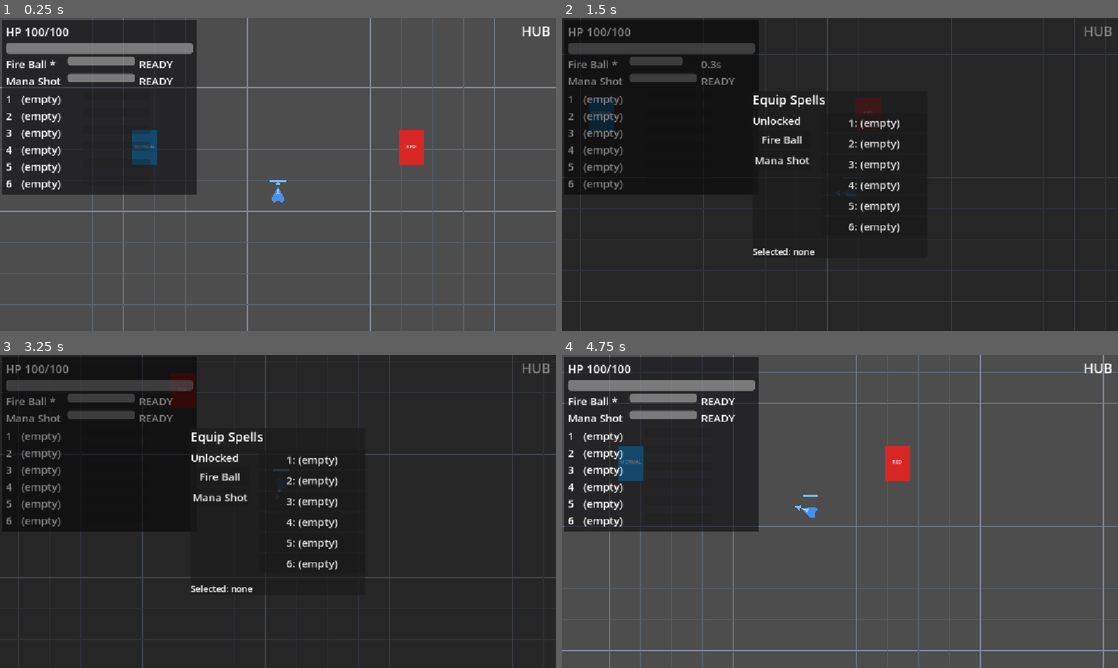
Above: before the commit, frames 1-4 (two rows, left to right).
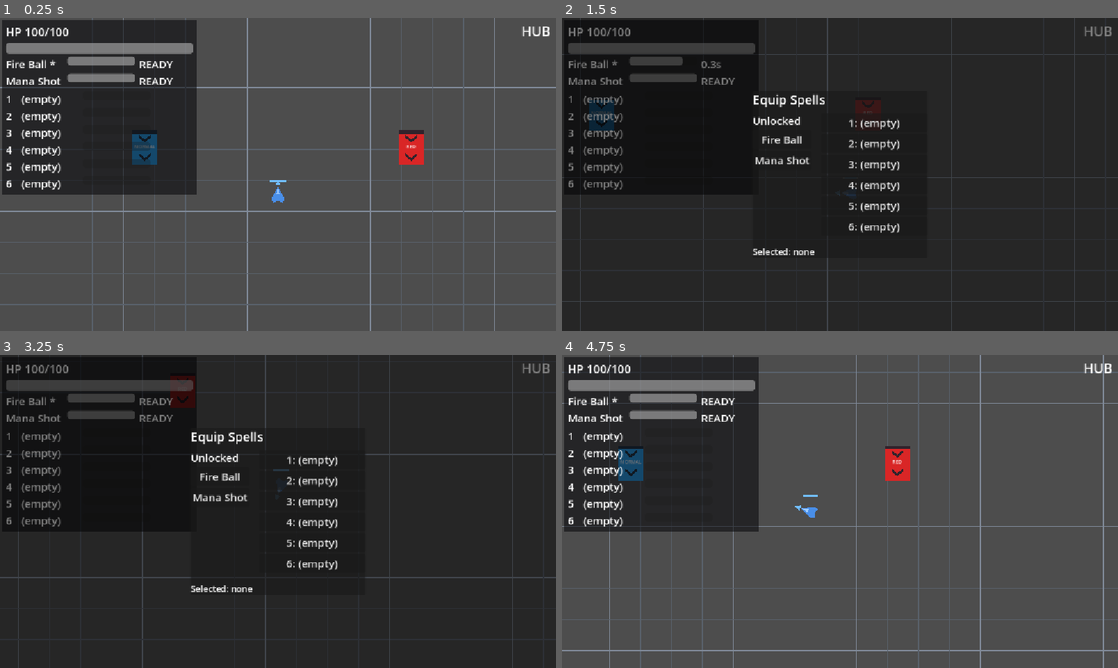
Above: after the commit, the same moments.

Repository: BestestGameStudio/gangU
Game: Godot game, scene res://scenes/main.tscn
The game is run twice, just before and just after one commit, with the same random seed, the same clock (stepped at 60 frames per second) and the same inputs.
Inputs (mouse positions are in pixels of both pictures, inside the frame that each line leads up to):
- Up to frame 1 (0.25 s): no input
- Up to frame 2 (1.5 s): tap Enter at 0.5 s; move the mouse to (962, 158) at 0.52 s; hold D (move_right) 0.53-1.28 s; hold Space (cast) 0.53-1.28 s; move the mouse to (728, 190) at 1.27 s; hold S (move_down) from 1.28 s (still down); tap Tab (equip_panel) at 1.35 s
- Up to frame 3 (3.25 s): move the mouse to (333, 442) at 2.02 s; release S (move_down) at 2.03 s; hold D (move_right) 2.03-2.78 s; tap 1 at 2.1 s; move the mouse to (250, 574) at 2.77 s; hold W (move_up) from 2.78 s (still down); tap Enter at 2.85 s
- Up to frame 4 (4.75 s): move the mouse to (1006, 558) at 3.52 s; release W (move_up) at 3.53 s; hold Space (cast) 3.53-4.28 s; hold A (move_left) from 3.53 s (still down); move the mouse to (673, 464) at 4.27 s; tap Tab (equip_panel) at 4.35 s

The runs differ from the first frame. In frame 1, 0.2% of the frame differs, in the area x 23-77%, y 35-46%; in frame 2, 0.1%; in frame 3, less than 0.1%; in frame 4, 0.2%.

Commit message:
[P91] Gate and exit portal type-identity visuals (#111)
Independent review on frozen head 5a76665310c4e358b6b07678aa717ae5f4368817. test91 24/24 exact head + combined-with-c593493 (50b new contract, 106, 9 green); old-base 7 decor FAILs; CI run 42424870407 success; independent artifact browser proof (hub chevrons, DA exit arrow). Tracks issue #91.

Diff:
--- a/scenes/exit_portal.tscn
+++ b/scenes/exit_portal.tscn
@@ -15,6 +15,10 @@
 offset_bottom = 36.0
 color = Color(0.5, 0.2, 0.8, 1)
 
+[node name="ExitArrow" type="Polygon2D" parent="."]
+color = Color(0.85, 0.8, 0.95, 0.9)
+polygon = PackedVector2Array(0, -26, 14, -6, 6, -6, 6, 18, -6, 18, -6, -6, -14, -6)
+
 [node name="StateLabel" type="Label" parent="."]
 offset_left = -30.0
 offset_top = 44.0
--- a/scenes/gate.tscn
+++ b/scenes/gate.tscn
@@ -14,6 +14,18 @@
 offset_right = 26.0
 offset_bottom = 36.0
 
+[node name="HeaderBar" type="Polygon2D" parent="."]
+color = Color(0.12, 0.14, 0.18, 0.9)
+polygon = PackedVector2Array(-26, -36, 26, -36, 26, -29, -26, -29)
+
+[node name="ChevronTop" type="Polygon2D" parent="."]
+color = Color(0.12, 0.14, 0.18, 0.9)
+polygon = PackedVector2Array(-12, -27, 0, -17, 12, -27, 12, -21, 0, -11, -12, -21)
+
+[node name="ChevronBottom" type="Polygon2D" parent="."]
+color = Color(0.12, 0.14, 0.18, 0.9)
+polygon = PackedVector2Array(-12, 11, 0, 21, 12, 11, 12, 17, 0, 27, -12, 17)
+
 [node name="TypeLabel" type="Label" parent="."]
 offset_left = -26.0
 offset_top = -10.0
--- /dev/null
+++ b/scripts/test91_gate_visual.gd
@@ -0,0 +1,123 @@
+extends SceneTree
+## #91 acceptance driver (headless, production composition via main.tscn).
+## Proves the flat-geometric gate/exit-portal decor within its exact
+## boundary - ColorRect TYPE + 52x72 offsets, TypeLabel/StateLabel type +
+## geometry and both RectangleShape2D (52,72) collision shapes UNCHANGED:
+##   structure  - gate.tscn and exit_portal.tscn keep every script-coupled
+##                node exactly (scripts drive $ColorRect/$TypeLabel/
+##                $StateLabel by name; test50b measures label geometry)
+##   decor      - gate: HeaderBar + ChevronTop + ChevronBottom flat
+##                Polygon2D (dark slate, DOWN = entry); portal: ExitArrow
+##                flat Polygon2D (light lavender, UP = exit) - exact points
+##   families   - hub boot: NORMAL gate tint blue, RED gate tint red
+##                (script-driven, intact over the neutral decor)
+##   portal     - real normal-gate entry into DungeonA: ExitPortal decor
+##                present, unlocked purple tint, EXIT label text
+## The decor legs FAIL on the old base (no decor nodes) - meaningful
+## negative. Gate use follows the test9 direct _on_body_entered idiom -
+## NOT real-input movement proof.
+
+const SLATE := Color(0.12, 0.14, 0.18, 0.9)
+const LAVENDER := Color(0.85, 0.8, 0.95, 0.9)
+const HEADER_BAR: Array[Vector2] = [Vector2(-26, -36), Vector2(26, -36), Vector2(26, -29), Vector2(-26, -29)]
+const CHEVRON_TOP: Array[Vector2] = [Vector2(-12, -27), Vector2(0, -17), Vector2(12, -27), Vector2(12, -21), Vector2(0, -11), Vector2(-12, -21)]
+const CHEVRON_BOTTOM: Array[Vector2] = [Vector2(-12, 11), Vector2(0, 21), Vector2(12, 11), Vector2(12, 17), Vector2(0, 27), Vector2(-12, 17)]
+const EXIT_ARROW: Array[Vector2] = [Vector2(0, -26), Vector2(14, -6), Vector2(6, -6), Vector2(6, 18), Vector2(-6, 18), Vector2(-6, -6), Vector2(-14, -6)]
+
+var scene: Node
+var p: CharacterBody2D
+var phase := 0
+var t := 0.0
+var fails := 0
+
+func _initialize() -> void:
+	scene = load("res://scenes/main.tscn").instantiate()
+	root.add_child(scene)
+	current_scene = scene
+
+func _check(label: String, ok: bool) -> void:
+	if not ok:
+		fails += 1
+	print("[91] ", label, " -> ", "PASS" if ok else "FAIL")
+
+func _color_eq(a: Color, b: Color) -> bool:
+	return absf(a.r - b.r) < 0.001 and absf(a.g - b.g) < 0.001 and absf(a.b - b.b) < 0.001
+
+func _poly_eq(actual: PackedVector2Array, expected: Array) -> bool:
+	if actual.size() != expected.size():
+		return false
+	for i in actual.size():
+		if actual[i] != expected[i]:
+			return false
+	return true
+
+func _gate_structure(gate: Node, where: String) -> void:
+	var tint: Node = gate.get_node_or_null("ColorRect")
+	_check(where + ": ColorRect type + exact 52x72 offsets",
+		tint is ColorRect and tint.offset_left == -26.0 and tint.offset_top == -36.0
+		and tint.offset_right == 26.0 and tint.offset_bottom == 36.0)
+	var lbl: Node = gate.get_node_or_null("TypeLabel")
+	_check(where + ": TypeLabel type + geometry + font",
+		lbl is Label and lbl.offset_left == -26.0 and lbl.offset_top == -10.0
+		and lbl.offset_right == 26.0 and lbl.offset_bottom == 8.0
+		and lbl.get_theme_font_size("font_size") == 10)
+	var cs: CollisionShape2D = gate.get_node_or_null("CollisionShape2D")
+	_check(where + ": collision RectangleShape2D (52,72) untouched",
+		cs != null and cs.shape is RectangleShape2D and cs.shape.size == Vector2(52, 72))
+	var hb: Node = gate.get_node_or_null("HeaderBar")
+	var ct: Node = gate.get_node_or_null("ChevronTop")
+	var cb: Node = gate.get_node_or_null("ChevronBottom")
+	_check(where + ": HeaderBar flat slate lintel",
+		hb is Polygon2D and _poly_eq(hb.polygon, HEADER_BAR) and _color_eq(hb.color, SLATE))
+	_check(where + ": ChevronTop DOWN chevron slate",
+		ct is Polygon2D and _poly_eq(ct.polygon, CHEVRON_TOP) and _color_eq(ct.color, SLATE))
+	_check(where + ": ChevronBottom DOWN chevron slate",
+		cb is Polygon2D and _poly_eq(cb.polygon, CHEVRON_BOTTOM) and _color_eq(cb.color, SLATE))
+
+func _process(delta: float) -> bool:
+	t += delta
+	match phase:
+		0:
+			if scene.get_node_or_null("Player") != null and t > 0.4:
+				p = scene.get_node("Player")
+				_check("hub boot", scene.current_area.name == "Hub")
+				var normal: Node = scene.current_area.get_node_or_null("GateNormal")
+				var red: Node = scene.current_area.get_node_or_null("GateRed")
+				_check("hub: both gates present", normal != null and red != null)
+				_gate_structure(normal, "GateNormal")
+				_gate_structure(red, "GateRed")
+				_check("families: NORMAL tint blue (script-driven)",
+					_color_eq(normal.get_node("ColorRect").color, Color(0.15, 0.6, 0.9)))
+				_check("families: RED tint red (script-driven)",
+					_color_eq(red.get_node("ColorRect").color, Color(0.85, 0.15, 0.15)))
+				var g: Gate = normal
+				g._on_body_entered(p)
+				phase = 1; t = 0
+		1:
+			if t > 0.4:
+				_check("dungeon boot: real normal-gate entry into DungeonA",
+					scene.current_area.name == "DungeonA")
+				var portal: Node = scene.current_area.get_node_or_null("ExitPortal")
+				_check("portal present", portal != null)
+				if portal != null:
+					var tint: Node = portal.get_node_or_null("ColorRect")
+					_check("portal: ColorRect type + exact 52x72 offsets",
+						tint is ColorRect and tint.offset_left == -26.0 and tint.offset_top == -36.0
+						and tint.offset_right == 26.0 and tint.offset_bottom == 36.0)
+					var lbl: Node = portal.get_node_or_null("StateLabel")
+					_check("portal: StateLabel type + text EXIT",
+						lbl is Label and lbl.text == "EXIT")
+					var cs: CollisionShape2D = portal.get_node_or_null("CollisionShape2D")
+					_check("portal: collision RectangleShape2D (52,72) untouched",
+						cs != null and cs.shape is RectangleShape2D and cs.shape.size == Vector2(52, 72))
+					var arrow: Node = portal.get_node_or_null("ExitArrow")
+					_check("portal: ExitArrow UP arrow lavender",
+						arrow is Polygon2D and _poly_eq(arrow.polygon, EXIT_ARROW)
+						and _color_eq(arrow.color, LAVENDER))
+					_check("portal: unlocked purple tint (script-driven)",
+						_color_eq(tint.color, Color(0.5, 0.2, 0.8)))
+				if fails == 0:
+					print("[91] ALL PASS")
+				print("[91] DONE fails=", fails)
+				quit()
+	return false
Not shown, added: scripts/test91_gate_visual.gd.uid
